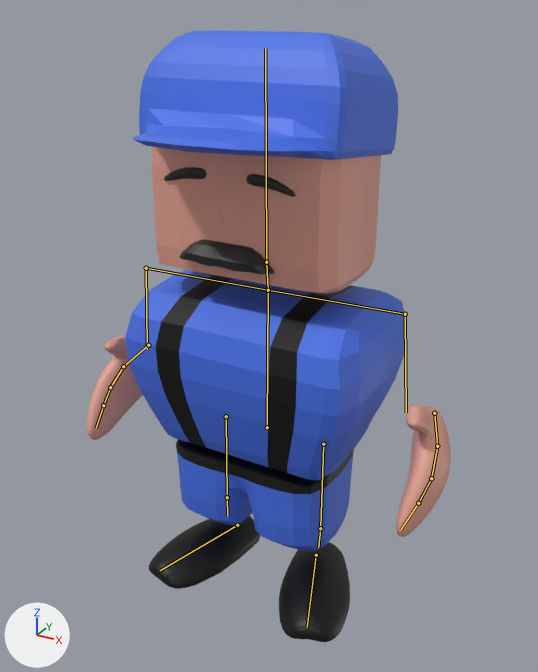
One commit to the Blender file RodentRampage/Assets/Models/m_mechanic.blend: the scene before it, then after it.
The view is the same before and after, from a camera (50 mm lens) standing at (1.025, -1.82, 1.8) and looking at (0.013, 0.021, 0.879). Arrows for +X, +Y and +Z are at lower left; the lights stay in place. The bones that bend it are drawn over the model as lines.
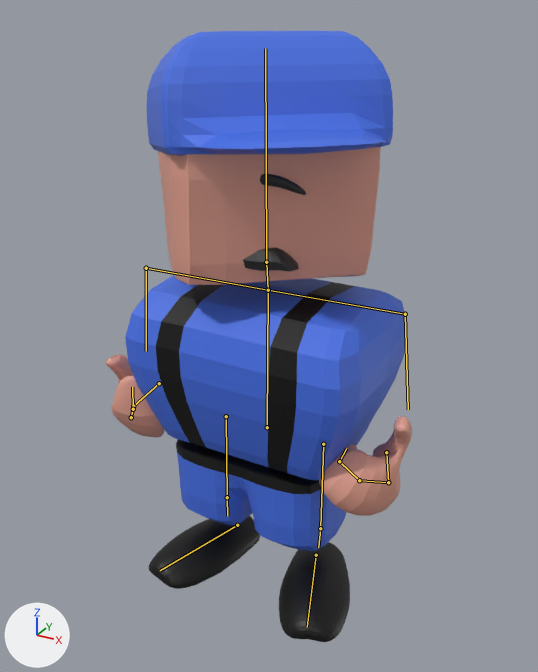
The newer file adds an action. The first version stands in its rest pose; the second is drawn at frame 35 of the action 'standing'.

Pixel boxes (x1, y1, x2, y2) of what changed, in the pictures (538 x 672 px):
'Cube.001', posed (16% narrower): before (87, 30, 451, 642); after (106, 31, 412, 642)
bone 'left shoulder.001', root to tip: before (405, 314) to (406, 412); after (405, 314) to (408, 409)
bone 'left Hand 1', root to tip: before (434, 413) to (437, 446); after (386, 452) to (388, 482)
bone 'left Hand 2', root to tip: before (437, 446) to (431, 478); after (388, 482) to (359, 480)
bone 'left Hand 3', root to tip: before (431, 478) to (418, 503); after (359, 480) to (339, 461)
bone 'left Hand 4', root to tip: before (418, 503) to (400, 530); after (339, 461) to (346, 448)
bone 'right Shoulder.001', root to tip: before (146, 268) to (147, 349); after (146, 268) to (146, 351)
bone 'right Hand 1', root to tip: before (148, 345) to (123, 366); after (159, 383) to (133, 406)
bone 'right Hand 2', root to tip: before (123, 366) to (110, 387); after (133, 406) to (131, 417)
bone 'right Hand 3', root to tip: before (110, 387) to (103, 405); after (131, 417) to (133, 409)
bone 'right Hand 4', root to tip: before (103, 405) to (96, 428); after (133, 409) to (132, 387)

The edits, one by one:
Bone 'Head' (bone_head) turns from (0, 0, 0) to (0, 43, 0) degrees about its own x, y and z.
Bone 'left shoulder.001' (bone_left_shoulder_001) moves from (0.0, 0.0, 0.0) to (1.2, 0.9, -0.07).
Bone 'left shoulder.001' (bone_left_shoulder_001) turns from (0, 0, 0) to (0, 0, 4) degrees about its own x, y and z.
Bone 'left Hand 1' (bone_left_hand_1) moves from (0.0, 0.0, 0.0) to (0.76, 0.54, -0.28).
Bone 'left Hand 1' (bone_left_hand_1) turns from (0, 0, 0) to (14, -3, 0) degrees about its own x, y and z.
Bone 'left Hand 2' (bone_left_hand_2) turns from (0, 0, 0) to (36, 12, -54) degrees about its own x, y and z.
Bone 'left Hand 3' (bone_left_hand_3) turns from (0, 0, 0) to (15, 16, -36) degrees about its own x, y and z.
Bone 'left Hand 4' (bone_left_hand_4) turns from (0, 0, 0) to (23, 24, -54) degrees about its own x, y and z.
Bone 'right Shoulder.001' (bone_right_shoulder_001) moves from (0.0, 0.0, 0.0) to (1.03, 0.67, -0.53).
Bone 'right Shoulder.001' (bone_right_shoulder_001) turns from (0, 0, 0) to (0, 0, 3) degrees about its own x, y and z.
Bone 'right Hand 1' (bone_right_hand_1) moves from (0.0, 0.0, 0.0) to (0.64, 0.27, 0.26).
Bone 'right Hand 2' (bone_right_hand_2) moves from (0.0, 0.0, 0.0) to (-2.2, 0.88, 1.61).
Bone 'right Hand 2' (bone_right_hand_2) turns from (0, 0, 0) to (29, 18, 64) degrees about its own x, y and z.
Bone 'right Hand 3' (bone_right_hand_3) moves from (0.0, 0.0, 0.0) to (0.08, 0.08, -0.01).
Bone 'right Hand 3' (bone_right_hand_3) turns from (0, 0, 0) to (24, 9, 38) degrees about its own x, y and z.
Bone 'right Hand 4' (bone_right_hand_4) moves from (0.0, 0.0, 0.0) to (-0.6, 0.81, 1.59).
Bone 'right Hand 4' (bone_right_hand_4) turns from (0, 0, 0) to (20, 6, 28) degrees about its own x, y and z.
